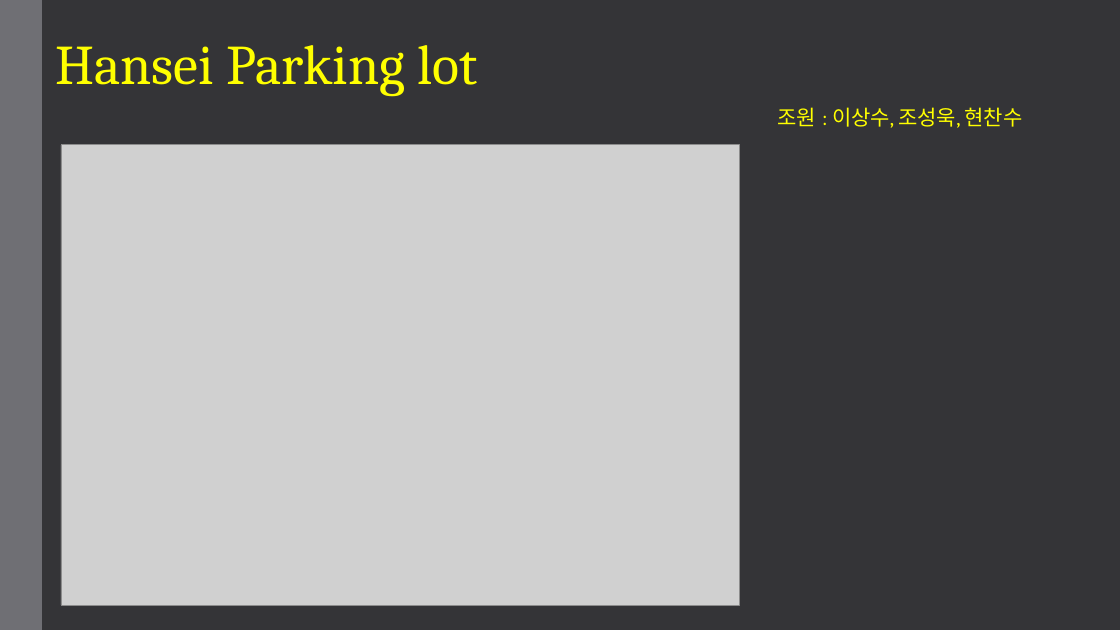
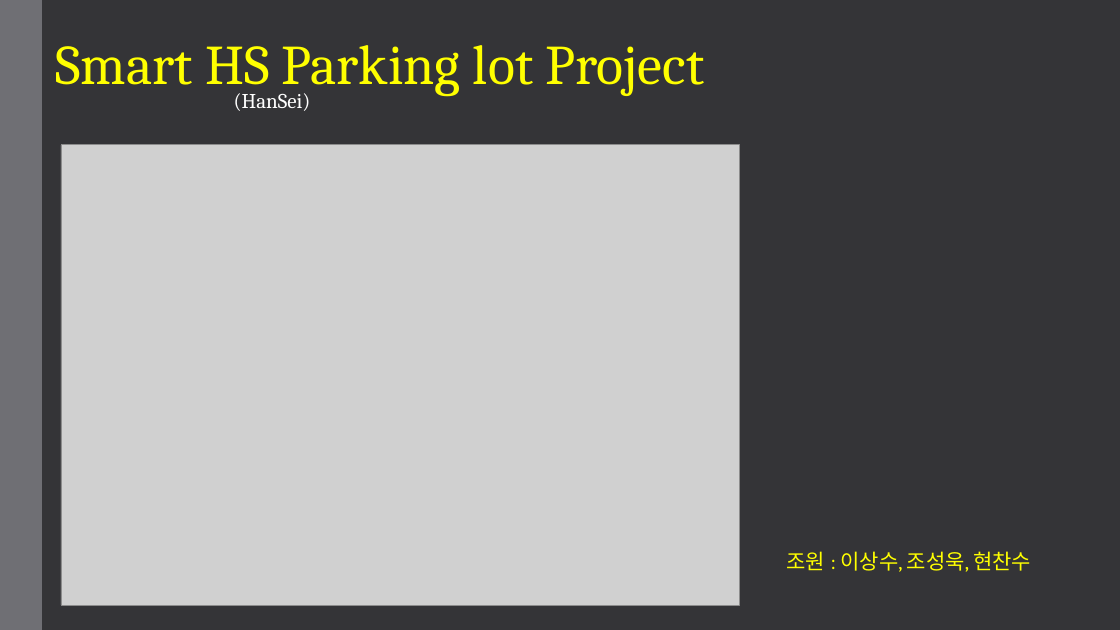
Before and after one commit to NetLSS/Smart-hs-parking-lot-Project, a slide deck: slide 1 of 졸프 초안.pptx. Drawn at 1120x630 pixels with LibreOffice and Linux fonts; fonts in the diff are those of the drawing; grey boxes stand for pictures. Boxes give left, top, right and bottom in pixels: in the first picture for what was removed or moved away, otherwise in the second. Text is boxed around its words. In the diff, an @@ line names an element or a change of style, - is before the commit and + after.

```diff
--- a/졸프 초안.pptx
+++ b/졸프 초안.pptx
@@ text at <box>55,45,705,97</box>: text changed @@
-Hansei Parking lot
+Smart HS Parking lot Project
@@ text added at <box>234,93,311,111</box>, 18 pt, text #FFFFFF @@
+(HanSei)
@@ text "조원 : 이상수, 조성욱, 현찬수": place and size @@
-text "조원 : 이상수, 조성욱, 현찬수" at <box>778,107,1023,128</box>
+text "조원 : 이상수, 조성욱, 현찬수" at <box>786,551,1031,572</box>
```
Also in this commit, not shown: 2 other slides changed, 2 slides added.
